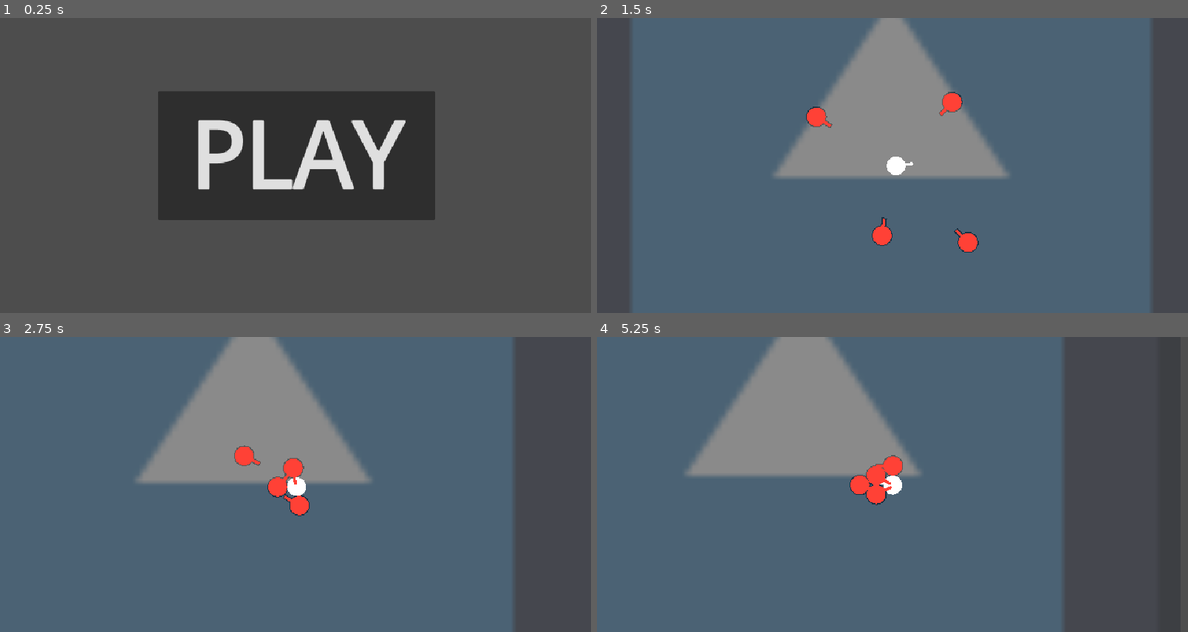
Above: before the commit, frames 1-4 (two rows, left to right).
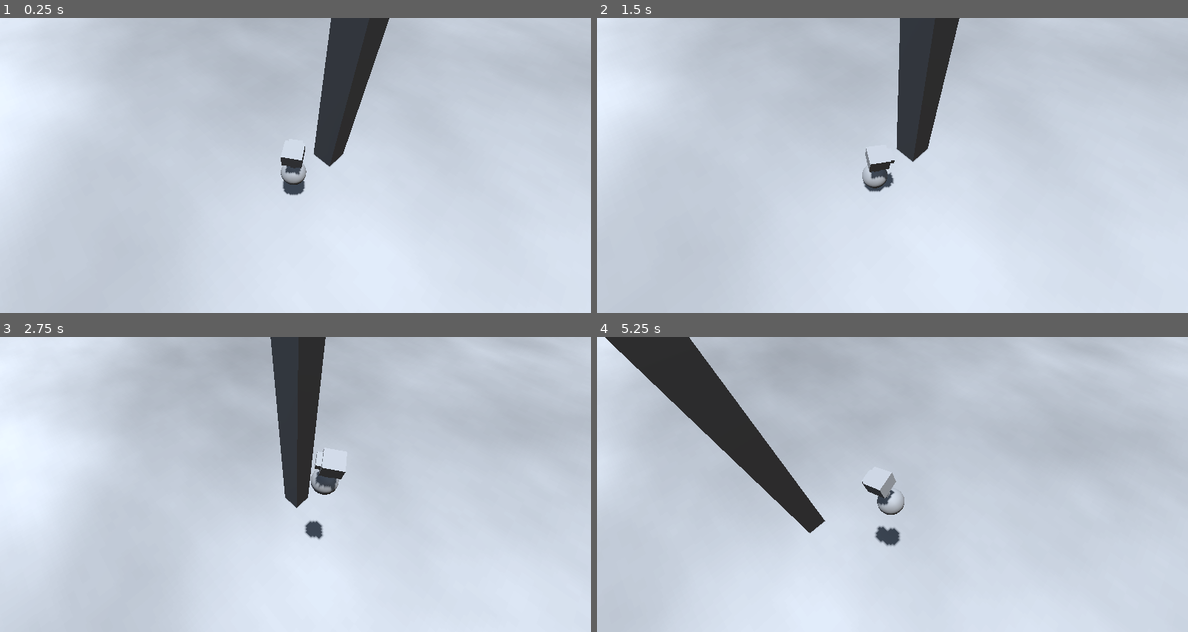
Above: after the commit, the same moments.

Repository: Fletes1/JS-JAM
Game: Godot game, scene res://Escenas/main.tscn
The game is run twice, just before and just after one commit, with the same random seed, the same clock (stepped at 60 frames per second) and the same inputs. Before the commit the project starts from res://Escenas/menu.tscn. The engine's default icon, where the game draws it, is replaced by a stand-in: a white triangle on a blue panel in a dark square.
Inputs (mouse positions are in pixels of both pictures, inside the frame that each line leads up to):
- Up to frame 1 (0.25 s): no input
- Up to frame 2 (1.5 s): click (892, 156) at 0.5 s, where only the run before the commit has a clickable "PLAY"; move the mouse to (1022, 150) at 1.27 s; hold D from 1.28 s (still down); hold Right mouse button (ui_mouse_Right) from 1.28 s (still down)
- Up to frame 3 (2.75 s): tap Space at 1.52, 1.82, 2.27, 2.3, 2.57 s; tap Shift at 1.55, 2.1 s; move the mouse to (177, 499) at 2.02 s; release D at 2.03 s; release Right mouse button (ui_mouse_Right) at 2.03 s; hold S from 2.03 s (still down)
- Up to frame 4 (5.25 s): move the mouse to (951, 419) at 2.77 s; release S at 2.78 s; hold D 2.78-3.53 s; hold Space 2.78-3.53 s; right-click (951, 419) at 3.05 s; move the mouse to (862, 543) at 3.52 s; hold W 3.53-4.28 s; right-click (862, 543) at 3.6 s; tap Space at 3.77, 4.07, 4.52, 4.55, 4.82 s; tap Shift at 3.8 s; move the mouse to (1069, 528) at 4.27 s; hold Shift 4.28-5.03 s; hold A from 4.28 s (still down); move the mouse to (715, 440) at 5.02 s; right-click (715, 440) at 5.1 s

The runs differ from the first frame. In frame 1, 97% of the frame differs, in the area x 0-100%, y 0-100%; in frame 2, 100%; in frame 3, 100%; in frame 4, 100%.

Commit message:
Tower defence, balancing on a platform

Diff:
--- a/js-gj/Escenas/enemigo_1.gd
+++ /dev/null
@@ -1,16 +0,0 @@
-extends CharacterBody2D
-@onready var personaje:CharacterBody2D = get_tree().get_nodes_in_group("Jugador")[0]
-
-var walk_speed:int = 100
-var accel:float = 5
-var speed:Vector2
-var des_dir:Vector2
-var aim_pos:Vector2
-var aim_speed:int = 5
-
-func _process(delta: float) -> void:
-	des_dir = position.direction_to(personaje.position)
-	velocity += (des_dir*walk_speed-velocity)*delta*accel
-	move_and_slide()
-	aim_pos += (position+velocity*50-aim_pos)*delta*aim_speed
-	$MeshInstance2D.look_at(aim_pos)
--- a/js-gj/Escenas/enemigo_1.tscn
+++ /dev/null
@@ -1,43 +0,0 @@
-[gd_scene load_steps=6 format=3 uid="uid://bjg076bff34nk"]
-
-[ext_resource type="Script" uid="uid://p6j4ufmscipw" path="res://Escenas/enemigo_1.gd" id="1_1gjjp"]
-
-[sub_resource type="CircleShape2D" id="CircleShape2D_tkxtp"]
-radius = 16.0
-
-[sub_resource type="SphereMesh" id="SphereMesh_1gjjp"]
-radius = 16.0
-height = 32.0
-
-[sub_resource type="BoxMesh" id="BoxMesh_ih3cp"]
-size = Vector3(15, 5, 1)
-
-[sub_resource type="BoxMesh" id="BoxMesh_ehsxi"]
-size = Vector3(18.2, 8.2, 1)
-
-[node name="Enemigo_1" type="CharacterBody2D"]
-script = ExtResource("1_1gjjp")
-
-[node name="CollisionShape2D" type="CollisionShape2D" parent="."]
-shape = SubResource("CircleShape2D_tkxtp")
-
-[node name="MeshInstance2D" type="MeshInstance2D" parent="."]
-self_modulate = Color(1, 0.254902, 0.211765, 1)
-mesh = SubResource("SphereMesh_1gjjp")
-
-[node name="MeshInstance2D" type="MeshInstance2D" parent="MeshInstance2D"]
-self_modulate = Color(1, 0.254902, 0.211765, 1)
-position = Vector2(21, 0)
-mesh = SubResource("BoxMesh_ih3cp")
-
-[node name="MeshInstance2D2" type="MeshInstance2D" parent="MeshInstance2D"]
-modulate = Color(0, 0, 0, 1)
-z_index = -1
-scale = Vector2(1.1, 1.1)
-mesh = SubResource("SphereMesh_1gjjp")
-
-[node name="MeshInstance2D3" type="MeshInstance2D" parent="MeshInstance2D"]
-self_modulate = Color(0, 0, 0, 1)
-z_index = -1
-position = Vector2(21, 0)
-mesh = SubResource("BoxMesh_ehsxi")
--- /dev/null
+++ b/js-gj/Escenas/main.gd
@@ -0,0 +1,6 @@
+extends Node3D
+
+func _physics_process(delta: float) -> void:
+	#$Suelo.angular_velocity -= rotation*500
+	#$Suelo.apply_central_force(-position)
+	pass
--- a/js-gj/Escenas/main.tscn
+++ b/js-gj/Escenas/main.tscn
@@ -1,26 +1,78 @@
-[gd_scene load_steps=4 format=3 uid="uid://cpisflcy81wq7"]
+[gd_scene load_steps=15 format=3 uid="uid://du7c01eubns78"]
 
-[ext_resource type="PackedScene" uid="uid://bxrsche4uoe5l" path="res://Escenas/personaje.tscn" id="1_6lbni"]
-[ext_resource type="Texture2D" uid="uid://7hsg850lb7ik" path="res://Recursos/icon.svg" id="1_vt1rs"]
-[ext_resource type="PackedScene" uid="uid://bjg076bff34nk" path="res://Escenas/enemigo_1.tscn" id="3_0kh0y"]
+[ext_resource type="PackedScene" uid="uid://c2ljo7d4885d4" path="res://Escenas/player.tscn" id="1_6lbni"]
+[ext_resource type="Script" uid="uid://uqqiuuiqe113" path="res://Escenas/main.gd" id="1_vt1rs"]
 
-[node name="Main" type="Node2D"]
+[sub_resource type="PhysicsMaterial" id="PhysicsMaterial_6lbni"]
 
-[node name="Icon" type="Sprite2D" parent="."]
-modulate = Color(1, 1, 1, 0.345098)
-scale = Vector2(10, 10)
-texture = ExtResource("1_vt1rs")
+[sub_resource type="BoxShape3D" id="BoxShape3D_vt1rs"]
+size = Vector3(100, 10, 100)
 
-[node name="Personaje" parent="." instance=ExtResource("1_6lbni")]
+[sub_resource type="Gradient" id="Gradient_0kh0y"]
+offsets = PackedFloat32Array(0.0238095, 1)
+colors = PackedColorArray(0.351563, 0.351563, 0.351563, 1, 0.720468, 0.720468, 0.720467, 1)
 
-[node name="Enemigo_1" parent="." instance=ExtResource("3_0kh0y")]
-position = Vector2(182, 182)
+[sub_resource type="FastNoiseLite" id="FastNoiseLite_7xwpo"]
+fractal_octaves = 10
 
-[node name="Enemigo_2" parent="." instance=ExtResource("3_0kh0y")]
-position = Vector2(-25, 191)
+[sub_resource type="NoiseTexture2D" id="NoiseTexture2D_2ia52"]
+in_3d_space = true
+color_ramp = SubResource("Gradient_0kh0y")
+noise = SubResource("FastNoiseLite_7xwpo")
 
-[node name="Enemigo_3" parent="." instance=ExtResource("3_0kh0y")]
-position = Vector2(-188, -123)
+[sub_resource type="StandardMaterial3D" id="StandardMaterial3D_crgrh"]
+albedo_texture = SubResource("NoiseTexture2D_2ia52")
 
-[node name="Enemigo_4" parent="." instance=ExtResource("3_0kh0y")]
-position = Vector2(154, -161)
+[sub_resource type="BoxMesh" id="BoxMesh_s2ilj"]
+material = SubResource("StandardMaterial3D_crgrh")
+size = Vector3(100, 10, 100)
+
+[sub_resource type="ProceduralSkyMaterial" id="ProceduralSkyMaterial_ktoa8"]
+
+[sub_resource type="Sky" id="Sky_1md0r"]
+sky_material = SubResource("ProceduralSkyMaterial_ktoa8")
+
+[sub_resource type="Environment" id="Environment_n3qho"]
+background_mode = 2
+sky = SubResource("Sky_1md0r")
+
+[sub_resource type="SphereShape3D" id="SphereShape3D_6lbni"]
+
+[sub_resource type="BoxMesh" id="BoxMesh_vt1rs"]
+size = Vector3(1, 15, 1)
+
+[node name="Main" type="Node3D"]
+script = ExtResource("1_vt1rs")
+
+[node name="Player" parent="." instance=ExtResource("1_6lbni")]
+transform = Transform3D(1, 0, 0, 0, 1, 0, 0, 0, 1, 0, 6.92013, 2.33035)
+
+[node name="Suelo" type="RigidBody3D" parent="."]
+collision_layer = 3
+collision_mask = 3
+mass = 100.0
+physics_material_override = SubResource("PhysicsMaterial_6lbni")
+angular_damp = 1.0
+
+[node name="CollisionShape3D" type="CollisionShape3D" parent="Suelo"]
+shape = SubResource("BoxShape3D_vt1rs")
+
+[node name="MeshInstance3D" type="MeshInstance3D" parent="Suelo"]
+mesh = SubResource("BoxMesh_s2ilj")
+
+[node name="WorldEnvironment" type="WorldEnvironment" parent="."]
+environment = SubResource("Environment_n3qho")
+
+[node name="DirectionalLight3D2" type="DirectionalLight3D" parent="WorldEnvironment"]
+transform = Transform3D(1, 0, 0, 0, -4.37114e-08, 1, 0, -1, -4.37114e-08, 0, 0, 0)
+shadow_enabled = true
+
+[node name="Sosten" type="StaticBody3D" parent="."]
+transform = Transform3D(1, 0, 0, 0, 1, 0, 0, 0, 1, 0, -5.5, 0)
+
+[node name="CollisionShape3D" type="CollisionShape3D" parent="Sosten"]
+shape = SubResource("SphereShape3D_6lbni")
+
+[node name="MeshInstance3D" type="MeshInstance3D" parent="Sosten"]
+transform = Transform3D(1, 0, 0, 0, 1, 0, 0, 0, 1, 0, 15, 0)
+mesh = SubResource("BoxMesh_vt1rs")
--- a/js-gj/Escenas/menu.gd
+++ /dev/null
@@ -1,5 +0,0 @@
-extends Control
-
-
-func _on_button_pressed() -> void:
-	get_tree().change_scene_to_file("res://Escenas/main.tscn")
--- a/js-gj/Escenas/menu.tscn
+++ /dev/null
@@ -1,23 +0,0 @@
-[gd_scene load_steps=2 format=3 uid="uid://d2dxb1bu66ijf"]
-
-[ext_resource type="Script" uid="uid://b4dco26fs84ax" path="res://Escenas/menu.gd" id="1_lnt83"]
-
-[node name="Menu" type="Control"]
-layout_mode = 3
-anchors_preset = 15
-anchor_right = 1.0
-anchor_bottom = 1.0
-grow_horizontal = 2
-grow_vertical = 2
-script = ExtResource("1_lnt83")
-
-[node name="Button" type="Button" parent="."]
-layout_mode = 0
-offset_left = 267.0
-offset_top = 124.0
-offset_right = 736.0
-offset_bottom = 342.0
-theme_override_font_sizes/font_size = 150
-text = "PLAY"
-
-[connection signal="pressed" from="Button" to="." method="_on_button_pressed"]
--- a/js-gj/Escenas/personaje.gd
+++ /dev/null
@@ -1,29 +0,0 @@
-extends CharacterBody2D
-
-var walk_speed:int = 100
-var accel:float = 5
-var des_dir:Vector2
-
-var aiming:bool = false
-var aim_pos:Vector2
-var aim_speed:int = 5
-
-func _process(delta: float) -> void:
-	des_dir = Vector2.ZERO
-	if Input.is_key_pressed(KEY_W):
-		des_dir.y -= 1
-	if Input.is_key_pressed(KEY_S):
-		des_dir.y += 1
-	if Input.is_key_pressed(KEY_D):
-		des_dir.x += 1
-	if Input.is_key_pressed(KEY_A):
-		des_dir.x -= 1
-	velocity += (des_dir*walk_speed-velocity)*delta*accel
-	move_and_slide()
-	aiming = Input.is_action_pressed("ui_mouse_Right")
-	if aiming:
-		aim_pos += (get_global_mouse_position()-aim_pos)*delta*aim_speed
-	else:
-		aim_pos += (position+velocity-aim_pos)*delta*aim_speed
-	$MeshInstance2D.look_at(aim_pos)
-	$MeshInstance2D2.global_position = aim_pos
--- a/js-gj/Escenas/personaje.tscn
+++ /dev/null
@@ -1,38 +0,0 @@
-[gd_scene load_steps=6 format=3 uid="uid://bxrsche4uoe5l"]
-
-[ext_resource type="Script" uid="uid://brbl0gpbooga4" path="res://Escenas/personaje.gd" id="1_ly3pf"]
-
-[sub_resource type="CircleShape2D" id="CircleShape2D_y4mmc"]
-radius = 16.0
-
-[sub_resource type="SphereMesh" id="SphereMesh_ly3pf"]
-radius = 16.0
-height = 32.0
-
-[sub_resource type="BoxMesh" id="BoxMesh_0a5x8"]
-size = Vector3(15, 5, 1)
-
-[sub_resource type="SphereMesh" id="SphereMesh_0a5x8"]
-radius = 5.0
-height = 10.0
-
-[node name="Personaje" type="CharacterBody2D" groups=["Jugador"]]
-motion_mode = 1
-script = ExtResource("1_ly3pf")
-
-[node name="Camera2D" type="Camera2D" parent="."]
-position_smoothing_enabled = true
-
-[node name="CollisionShape2D" type="CollisionShape2D" parent="."]
-shape = SubResource("CircleShape2D_y4mmc")
-
-[node name="MeshInstance2D" type="MeshInstance2D" parent="."]
-mesh = SubResource("SphereMesh_ly3pf")
-
-[node name="MeshInstance2D" type="MeshInstance2D" parent="MeshInstance2D"]
-position = Vector2(21, 0)
-mesh = SubResource("BoxMesh_0a5x8")
-
-[node name="MeshInstance2D2" type="MeshInstance2D" parent="."]
-visible = false
-mesh = SubResource("SphereMesh_0a5x8")
--- /dev/null
+++ b/js-gj/Escenas/player.gd
@@ -0,0 +1,49 @@
+extends RigidBody3D
+@onready var camera_angle:Vector3 = Vector3(3,7,3)
+@onready var camera_des_pos:Vector3 = position + camera_angle
+
+var des_vel:Vector3
+var speed:int = 8
+
+var des_look_point:Vector3
+var rotacion_rueda:Vector3
+
+func _ready() -> void:
+	$Camera3D.global_position = camera_des_pos
+	$Camera3D.look_at(position)
+
+func _physics_process(delta: float) -> void:
+	des_vel = Vector3.ZERO
+	if Input.is_key_pressed(KEY_W):
+		des_vel -= Vector3(0,0,1).rotated(Vector3.UP,$Camera3D.rotation.y)
+	if Input.is_key_pressed(KEY_S):
+		des_vel -= Vector3(0,0,-1).rotated(Vector3.UP,$Camera3D.rotation.y)
+	if Input.is_key_pressed(KEY_D):
+		des_vel -= Vector3(-1,0,0).rotated(Vector3.UP,$Camera3D.rotation.y)
+	if Input.is_key_pressed(KEY_A):
+		des_vel -= Vector3(1,0,0).rotated(Vector3.UP,$Camera3D.rotation.y)
+	des_vel = des_vel.normalized()*speed
+	if Input.is_key_pressed(KEY_SHIFT):
+		des_vel *= 2
+	apply_force(Vector3((des_vel-linear_velocity).x,0,(des_vel-linear_velocity).z)*10,Vector3.UP)
+	if des_vel == Vector3.ZERO:
+		apply_force(Vector3((des_vel-linear_velocity).x,0,(des_vel-linear_velocity).z)*5,Vector3.UP)
+
+	$Mouse_ray.global_position = $Camera3D.global_position
+	$Mouse_ray.target_position = $Camera3D.project_ray_normal($Node2D.get_global_mouse_position()) * 5000
+	$Mouse_ray.global_rotation = Vector3.ZERO
+	if $Mouse_ray.is_colliding():
+		des_look_point += ($Mouse_ray.get_collision_point()-des_look_point)*delta*10
+		$MeshInstance3D.look_at(des_look_point)
+		$MeshInstance3D.rotation.x = 0
+		$MeshInstance3D.rotation.z = 0
+	apply_torque(-rotation*300)
+
+	if Input.is_key_pressed(KEY_SPACE) and get_contact_count() > 0:
+		linear_velocity.y = 10
+		mass = 50
+		await body_entered
+		mass = 10
+
+	camera_des_pos += (position *0.8 + des_look_point*0.2 + camera_angle + Vector3(linear_velocity.x,0,linear_velocity.z)/3 -camera_des_pos)*delta*5
+	$Camera3D.global_position = camera_des_pos
--- /dev/null
+++ b/js-gj/Escenas/player.tscn
@@ -0,0 +1,59 @@
+[gd_scene load_steps=8 format=3 uid="uid://c2ljo7d4885d4"]
+
+[ext_resource type="Script" uid="uid://dryf11jutdd1p" path="res://Escenas/player.gd" id="1_cnkc8"]
+
+[sub_resource type="PhysicsMaterial" id="PhysicsMaterial_cnkc8"]
+friction = 0.0
+
+[sub_resource type="CapsuleShape3D" id="CapsuleShape3D_i8vih"]
+
+[sub_resource type="BoxMesh" id="BoxMesh_i8vih"]
+size = Vector3(0.7, 0.5, 0.7)
+
+[sub_resource type="BoxMesh" id="BoxMesh_cnkc8"]
+size = Vector3(0.5, 0.2, 0.2)
+
+[sub_resource type="SphereMesh" id="SphereMesh_qgqwx"]
+radial_segments = 32
+rings = 16
+
+[sub_resource type="BoxMesh" id="BoxMesh_6njrx"]
+size = Vector3(0.2, 0.8, 0.2)
+
+[node name="Player" type="RigidBody3D"]
+mass = 10.0
+physics_material_override = SubResource("PhysicsMaterial_cnkc8")
+contact_monitor = true
+max_contacts_reported = 1
+angular_damp = 20.0
+script = ExtResource("1_cnkc8")
+
+[node name="CollisionShape3D" type="CollisionShape3D" parent="."]
+shape = SubResource("CapsuleShape3D_i8vih")
+
+[node name="Camera3D" type="Camera3D" parent="."]
+transform = Transform3D(0.725374, -0.59733, 0.342094, 0, 0.496974, 0.867765, -0.688354, -0.629455, 0.360492, 3, 7, 3)
+top_level = true
+current = true
+fov = 70.0
+
+[node name="MeshInstance3D" type="MeshInstance3D" parent="."]
+transform = Transform3D(1, 0, 0, 0, 1, 0, 0, 0, 1, 0, 0.75, 0)
+mesh = SubResource("BoxMesh_i8vih")
+
+[node name="MeshInstance3D" type="MeshInstance3D" parent="MeshInstance3D"]
+transform = Transform3D(1, 0, 0, 0, 1, 0, 0, 0, 1, 0, 0.0383018, -0.427945)
+mesh = SubResource("BoxMesh_cnkc8")
+
+[node name="MeshInstance3D2" type="MeshInstance3D" parent="MeshInstance3D"]
+transform = Transform3D(1, 0, 0, 0, 1, 0, 0, 0, 1, 0, -1.25, 0)
+mesh = SubResource("SphereMesh_qgqwx")
+
+[node name="MeshInstance3D3" type="MeshInstance3D" parent="MeshInstance3D"]
+transform = Transform3D(1, 0, 0, 0, 1, 0, 0, 0, 1, 0, -0.497747, 0)
+mesh = SubResource("BoxMesh_6njrx")
+
+[node name="Mouse_ray" type="RayCast3D" parent="."]
+collision_mask = 2
+
+[node name="Node2D" type="Node2D" parent="."]
--- a/js-gj/project.godot
+++ b/js-gj/project.godot
@@ -11,7 +11,7 @@
 [application]
 
 config/name="JS-GJ"
-run/main_scene="uid://d2dxb1bu66ijf"
+run/main_scene="uid://du7c01eubns78"
 config/features=PackedStringArray("4.4", "GL Compatibility")
 boot_splash/show_image=false
 config/icon="res://Recursos/icon.svg"
@@ -20,7 +20,7 @@
 
 window/size/viewport_width=1000
 window/size/viewport_height=500
-window/stretch/mode="canvas_items"
+window/size/mode=3
 
 [global_group]
 
@@ -42,6 +42,11 @@
 "events": [Object(InputEventMouseButton,"resource_local_to_scene":false,"resource_name":"","device":-1,"window_id":0,"a …(253 unchanged characters)…
 ]
 }
+ui_space={
+"deadzone": 0.2,
+"events": [Object(InputEventKey,"resource_local_to_scene":false,"resource_name":"","device":-1,"window_id":0,"alt_pressed":false,"shift_pressed":false,"ctrl_pressed":false,"meta_pressed":false,"pressed":false,"keycode":0,"physical_keycode":32,"key_label":0,"unicode":32,"location":0,"echo":false,"script":null)
+]
+}
 
 [physics]
 
Not shown, removed: js-gj/Escenas/enemigo_1.gd.uid
Not shown, added: js-gj/Escenas/main.gd.uid
Not shown, removed: js-gj/Escenas/menu.gd.uid
Not shown, removed: js-gj/Escenas/personaje.gd.uid
Not shown, added: js-gj/Escenas/player.gd.uid
Not shown, removed: js-gj/Ideas.txt
Not shown, changed: js-gj/export_presets.cfg
Not shown, added: Game executable.console.exe
Not shown, added: Game executable.exe
Not shown, added: Game executable.pck
